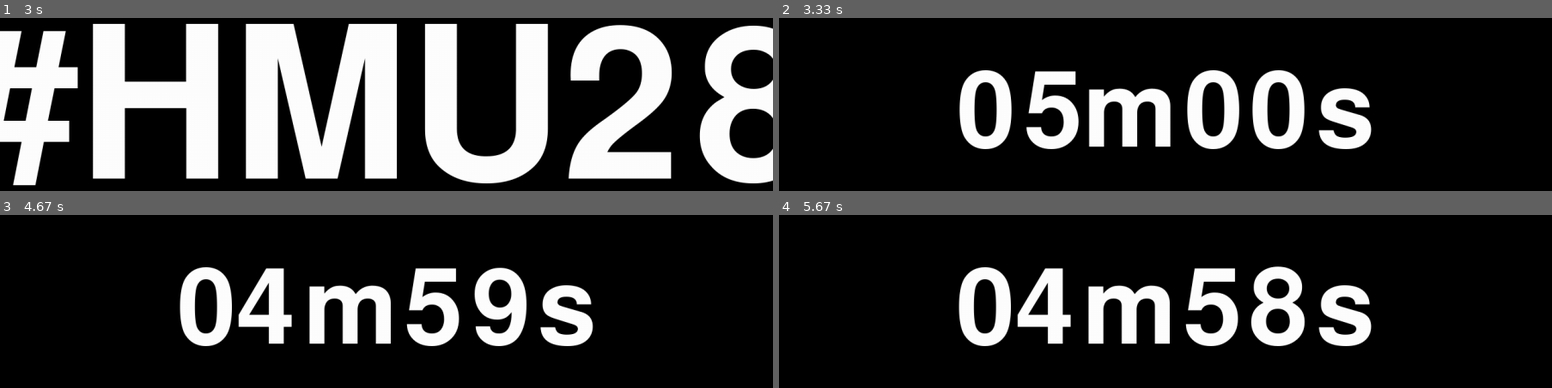
Above: before the commit, frames 1-4 (two rows, left to right).
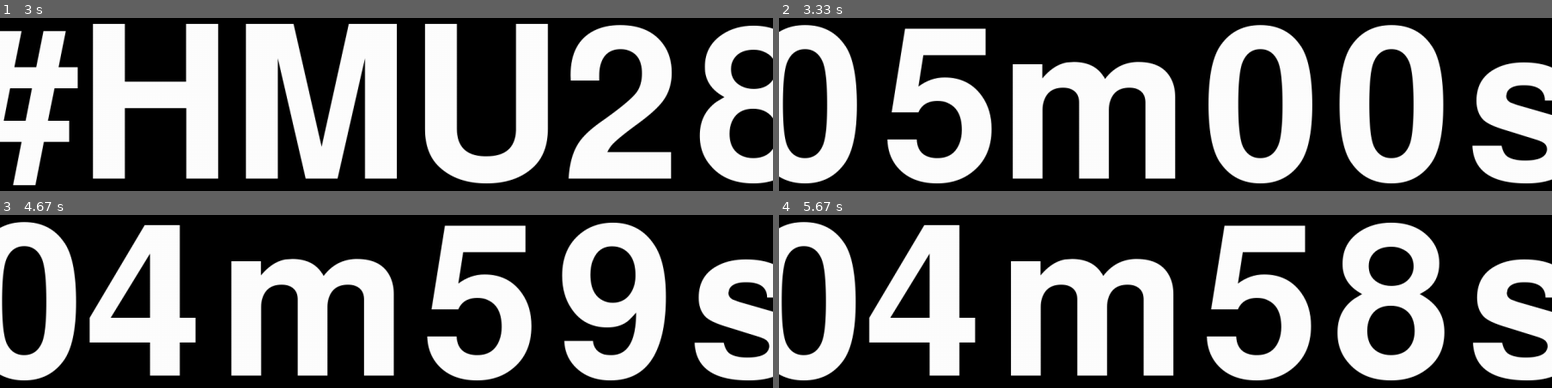
Above: after the commit, the same moments.

Repository: aaronfc/countdown
Game: pygame game, started from countdown/core-pygame.py
Two runs of this game, one before a commit and one after it. Both use one fixed random seed, a clock stepped at 60 frames per second and the inputs below. The source is Python 2; it was converted automatically to run under Python 3.
Inputs:
- Up to frame 1 (3 s): no input
- Up to frame 2 (3.33 s): no input
- Up to frame 3 (4.67 s): tap Space at 3.33 s
- Up to frame 4 (5.67 s): tap Enter at 4.67 s

Frame 1 is identical in both runs. In frame 2, 41% of the frame differs, in the area x 0-100%, y 3-97%; in frame 3, 42%; in frame 4, 42%.

Commit message:
Increasing timer size

Diff:
--- a/countdown/core-pygame.py
+++ b/countdown/core-pygame.py
@@ -38,7 +38,7 @@
 
 def draw(background, counter):
     # Display some text
-    font = pygame.font.Font(None, 256)
+    font = pygame.font.Font(None, 512)
     text = font.render(counter.text, 1, counter.color)
     textpos = text.get_rect()
     textpos.centerx = background.get_rect().centerx
